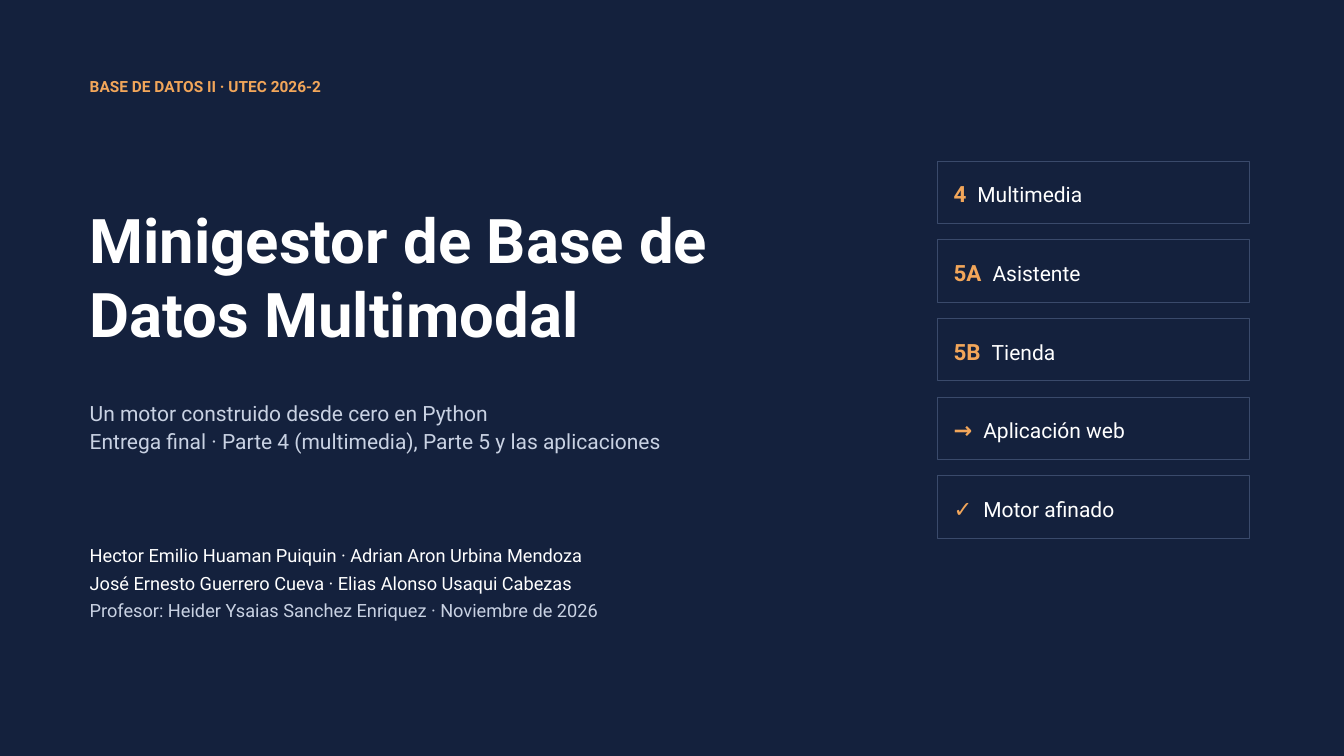
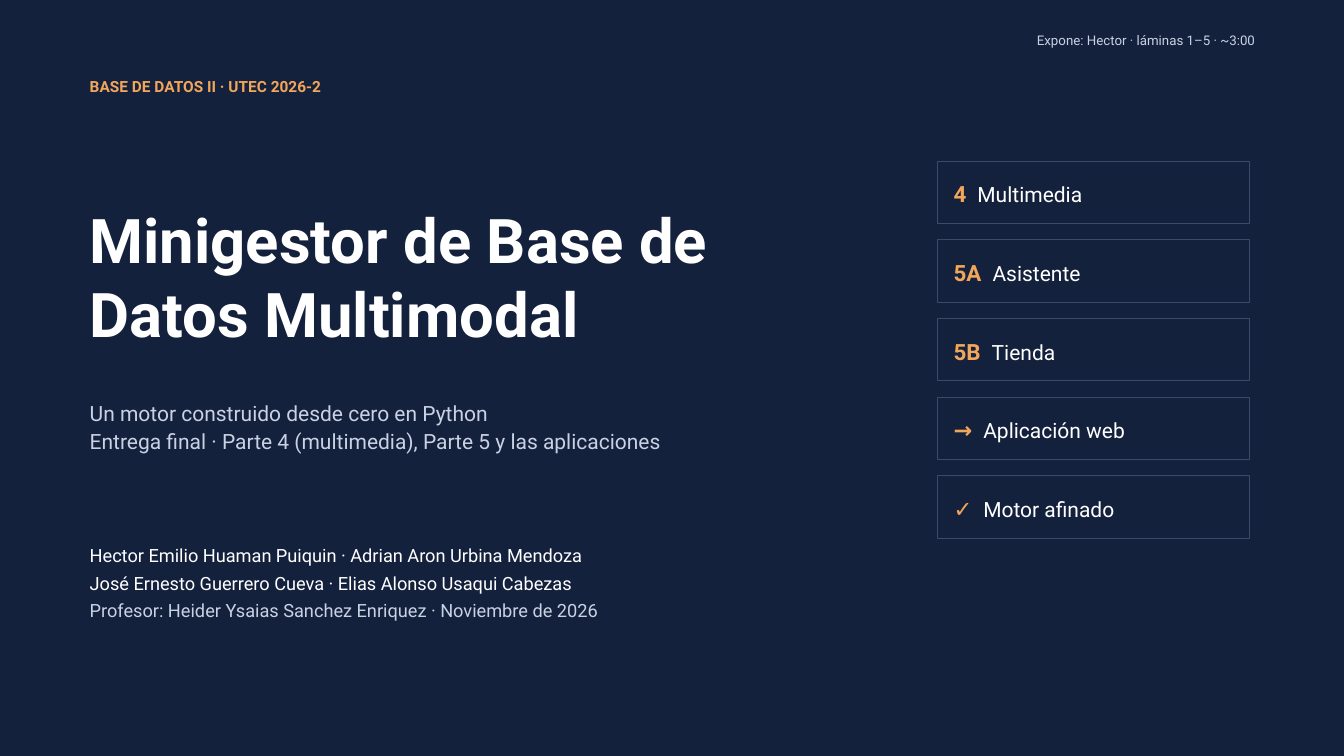
Before and after one commit to josegc02/Multimodal-tiny-database-engine, a slide deck: slide 1 of docs/presentacion/Presentacion_Final_BD2.pptx. Drawn at 1344x756 pixels with LibreOffice and Linux fonts; fonts in the diff are those of the drawing. Boxes give left, top, right and bottom in pixels: in the first picture for what was removed or moved away, otherwise in the second. Text is boxed around its words. In the diff, an @@ line names an element or a change of style, - is before the commit and + after.

```diff
--- a/docs/presentacion/Presentacion_Final_BD2.pptx
+++ b/docs/presentacion/Presentacion_Final_BD2.pptx
@@ text added at (1037, 35, 1255, 48), 9.5 pt, text #C9D2E3 @@
+Expone: Hector · láminas 1–5 · ~3:00
```
Also in this commit, not shown: 8 other slides changed, 1 slide added.
